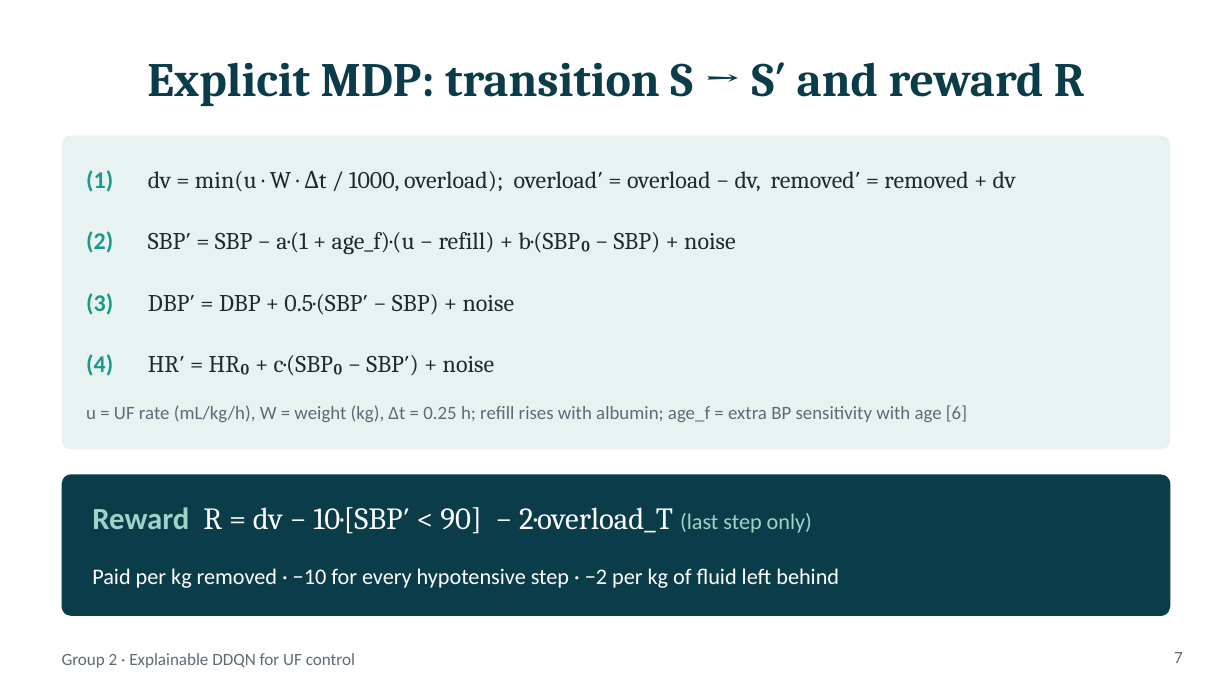
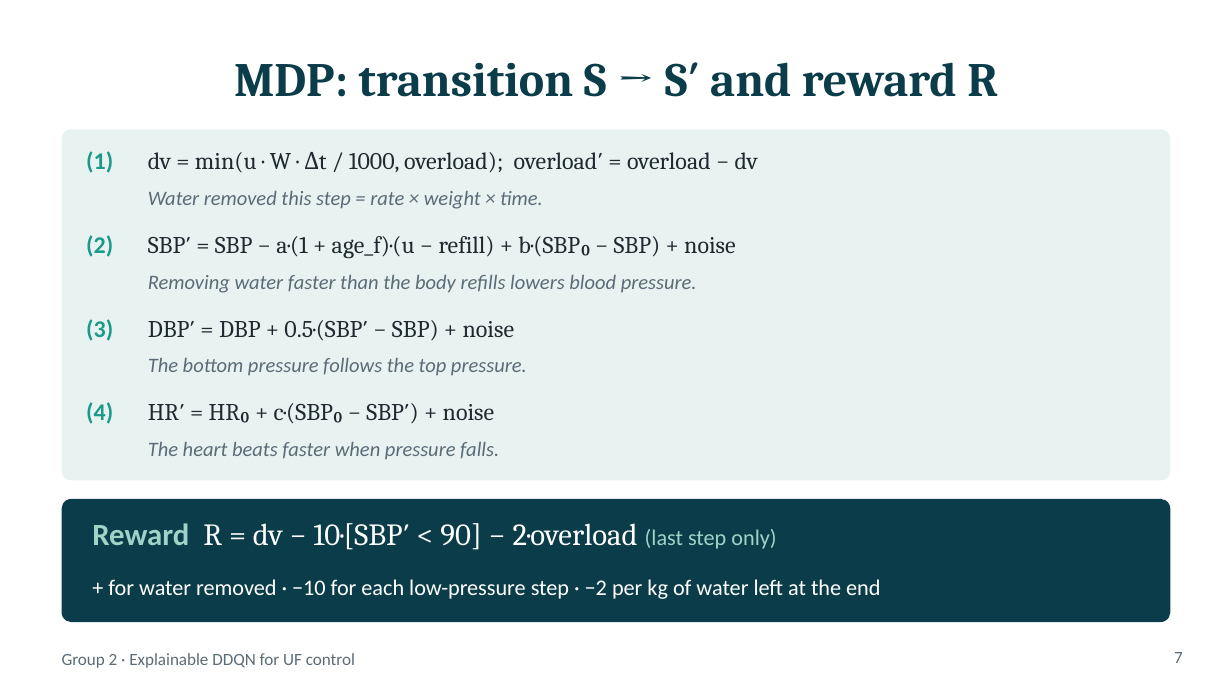
Before and after one commit to mr-h12/ckd-dialysis-ddqn-ig, a slide deck: slide 7 of slides/CKD_DDQN_IG.pptx. Drawn at 1232x693 pixels with LibreOffice and Linux fonts; fonts in the diff are those of the drawing. Boxes give left, top, right and bottom in pixels: in the first picture for what was removed or moved away, otherwise in the second. Text is boxed around its words. In the diff, an @@ line names an element or a change of style, - is before the commit and + after.

```diff
--- a/slides/CKD_DDQN_IG.pptx
+++ b/slides/CKD_DDQN_IG.pptx
@@ title at [234,62,998,97]: text changed @@
-Explicit MDP: transition S → S′ and reward R
+MDP: transition S → S′ and reward R
@@ rounded rectangle: place and size @@
-rounded rectangle at [62,136,1170,450]
+rounded rectangle at [62,129,1170,480]
@@ rounded rectangle at [62,129,1170,480]: proportions changed @@
@@ text "(1)": place and size @@
-text "(1)" at [86,170,113,192]
+text "(1)" at [86,151,113,173]
@@ text at [148,152,758,172]: text changed @@
-dv = min(u · W · Δt / 1000, overload); overload′ = overload − dv, removed′ = removed + dv
+dv = min(u · W · Δt / 1000, overload); overload′ = overload − dv
@@ text added at [148,191,543,209], 12 pt, text #5B6C77, italic @@
+Water removed this step = rate × weight × time.
@@ text "(2)": place and size @@
-text "(2)" at [86,231,113,253]
+text "(2)" at [86,235,113,257]
@@ text "SBP′ = SBP − a·(1 ...": place and size @@
-text "SBP′ = SBP − a·(1 ..." at [148,232,736,255]
+text "SBP′ = SBP − a·(1 ..." at [148,236,736,258]
@@ text added at [148,275,697,293], 12 pt, text #5B6C77, italic @@
+Removing water faster than the body refills lowers blood pressure.
@@ text "(3)": place and size @@
-text "(3)" at [86,293,113,315]
+text "(3)" at [86,319,113,341]
@@ text "DBP′ = DBP + 0.5·(SBP′ ...": place and size @@
-text "DBP′ = DBP + 0.5·(SBP′ ..." at [148,294,514,315]
+text "DBP′ = DBP + 0.5·(SBP′ ..." at [148,320,514,341]
@@ text at [148,358,527,375]: text changed; size 11 to 12 pt; italic on @@
-u = UF rate (mL/kg/h), W = weight (kg), Δt = 0.25 h; refill rises with albumin; age_f = extra BP sensitivity with age [6]
+The bottom pressure follows the top pressure.
@@ text "The bottom pressure follows the ..." at [148,358,527,375]: vertical alignment top to middle @@
@@ text "(4)": place and size @@
-text "(4)" at [86,354,113,376]
+text "(4)" at [86,402,113,424]
@@ text "HR′ = HR₀ + c·(SBP₀ ...": place and size @@
-text "HR′ = HR₀ + c·(SBP₀ ..." at [148,355,494,376]
+text "HR′ = HR₀ + c·(SBP₀ ..." at [148,403,494,424]
@@ text added at [148,442,499,459], 12 pt, text #5B6C77, italic @@
+The heart beats faster when pressure falls.
@@ rounded rectangle at [62,499,1170,622]: proportions changed @@
@@ rounded rectangle: place and size @@
-rounded rectangle at [62,474,1170,616]
+rounded rectangle at [62,499,1170,622]
@@ text at [92,523,776,550]: text changed @@
-Reward R = dv − 10·[SBP′ < 90] − 2·overload_T (last step only)
+Reward R = dv − 10·[SBP′ < 90] − 2·overload (last step only)
@@ text at [108,579,880,599]: text changed @@
-Paid per kg removed · −10 for every hypotensive step · −2 per kg of fluid left behind
++ for water removed · −10 for each low-pressure step · −2 per kg of water left at the end
```
Also in this commit, not shown: 7 other slides changed, 9 slides added, 6 slides removed.
